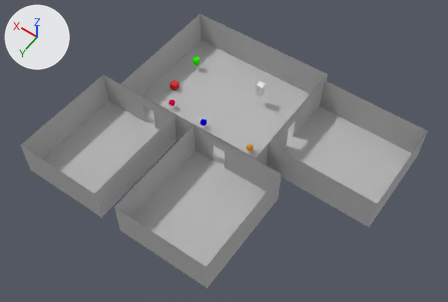
What one commit did to the Blender file wakeup,paul/wakeup,paul.blend.
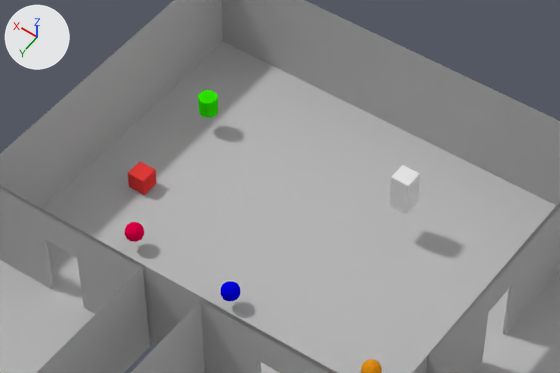
There are two pictures of each version: one whole from a 50 mm camera at (-66.5, 94.6, 140.8) aimed at (-5.2, 8.7, 5.9), one close up on the part from 29% to 70% of the width and 9% to 49% of the height. Arrows for +X, +Y and +Z are at upper left; the lights stay in place.
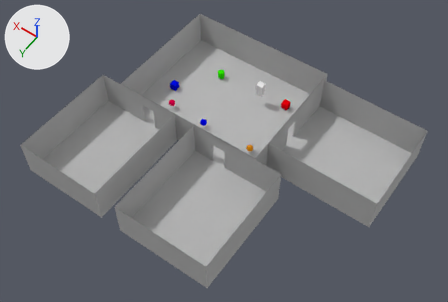
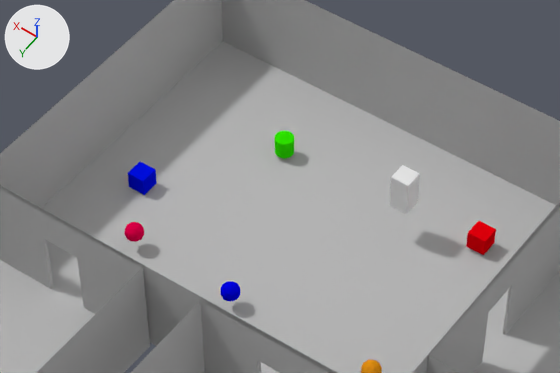
Where the change shows, as pixel boxes [x1, y1, x2, y2] in the close-ups (560 x 373 px):
'Cylinder', moved: before [198, 90, 218, 118]; after [275, 131, 294, 158]
'Cube.002', added (red): after [466, 221, 496, 255]
'Cube.001', recoloured (red to blue): [128, 162, 157, 195] in both

What the commit changed:
Material 'Material.001' (mat_material_001) changes colour from red #e73d3b to blue #000fe7; in linear values from (0.8, 0.0474, 0.0431) to (0.0, 0.00474, 0.8).
Material 'Material' (mat_material) is new.
Its base color is (0.8, 0.0, 0.00386) (red #e7000d).
Mesh me_cube is new.
It is a box spanning x -1.0..1.0, y -1.0..1.0, z -1.0..1.0.
It uses material mat_material (red #e7000d).
Object 'Cylinder' (ob_cylinder) moves from (23.48, -16.07, 4.41) to (14.79, -17.42, 2.5).
Object 'Cube.002' (ob_cube_002) is new; it shows me_cube.
Its location is (-8.41, -18.57, 2.36).
